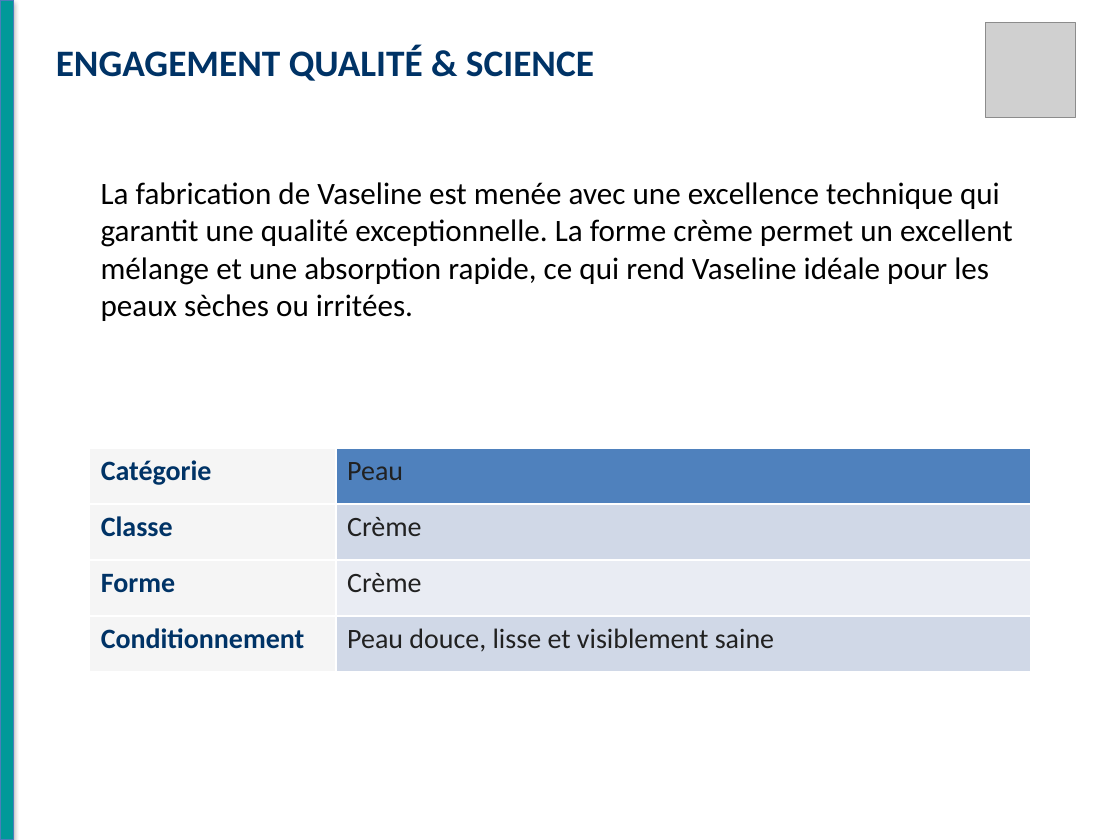
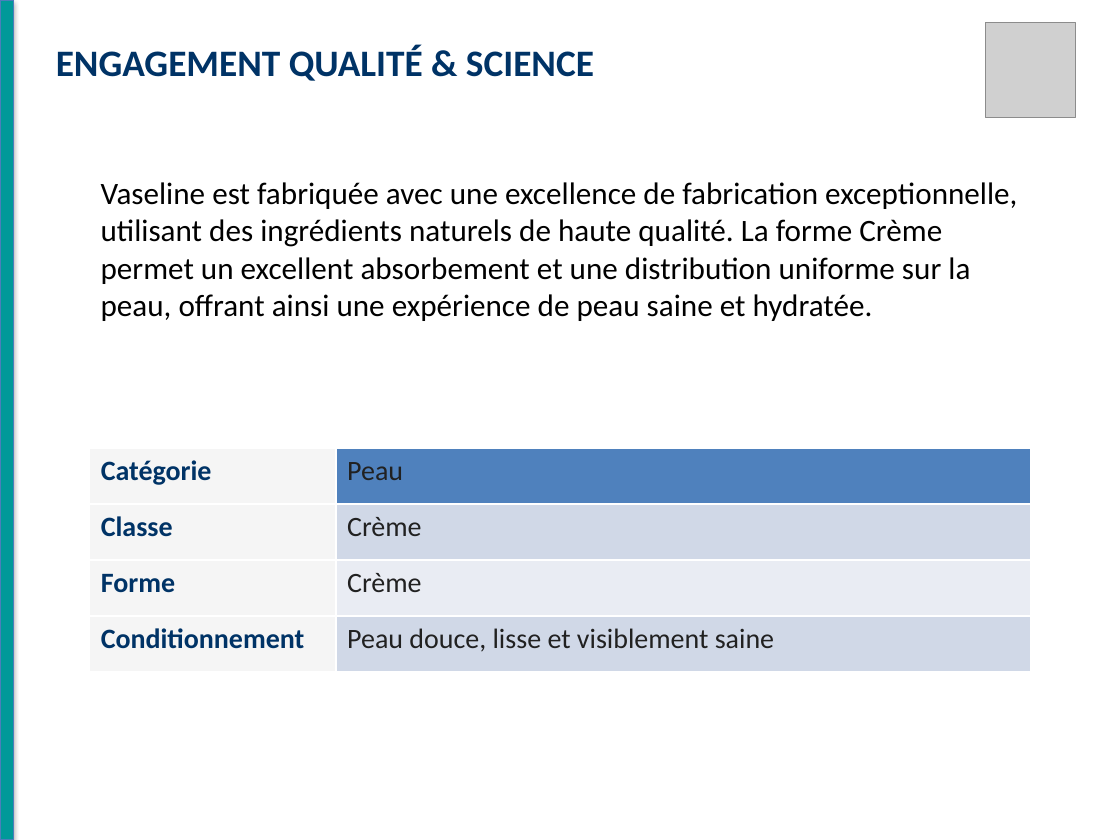
Before and after one commit to RayanAloui/Esprit-PIDS-4DS11-2026-Avatar, a slide deck: slide 5 of alia_django/apps/modeling/data/static/videos/Vaseline.pptx. Drawn at 1120x840 pixels with LibreOffice and Linux fonts; fonts in the diff are those of the drawing; grey boxes stand for pictures. Boxes give left, top, right and bottom in pixels: in the first picture for what was removed or moved away, otherwise in the second. Text is boxed around its words. In the diff, an @@ line names an element or a change of style, - is before the commit and + after.

```diff
--- a/alia_django/apps/modeling/data/static/videos/Vaseline.pptx
+++ b/alia_django/apps/modeling/data/static/videos/Vaseline.pptx
@@ text at [101,182,1017,321]: text changed @@
-La fabrication de Vaseline est menée avec une excellence technique qui garantit une qualité exceptionnelle. La forme crème permet un excellent mélange et une absorption rapide, ce qui rend Vaseline idéale pour les peaux sèches ou irritées.
+Vaseline est fabriquée avec une excellence de fabrication exceptionnelle, utilisant des ingrédients naturels de haute qualité. La forme Crème permet un excellent absorbement et une distribution uniforme sur la peau, offrant ainsi une expérience de peau saine et hydratée.
```
Also in this commit, not shown: 5 other slides changed, 15 other files.
